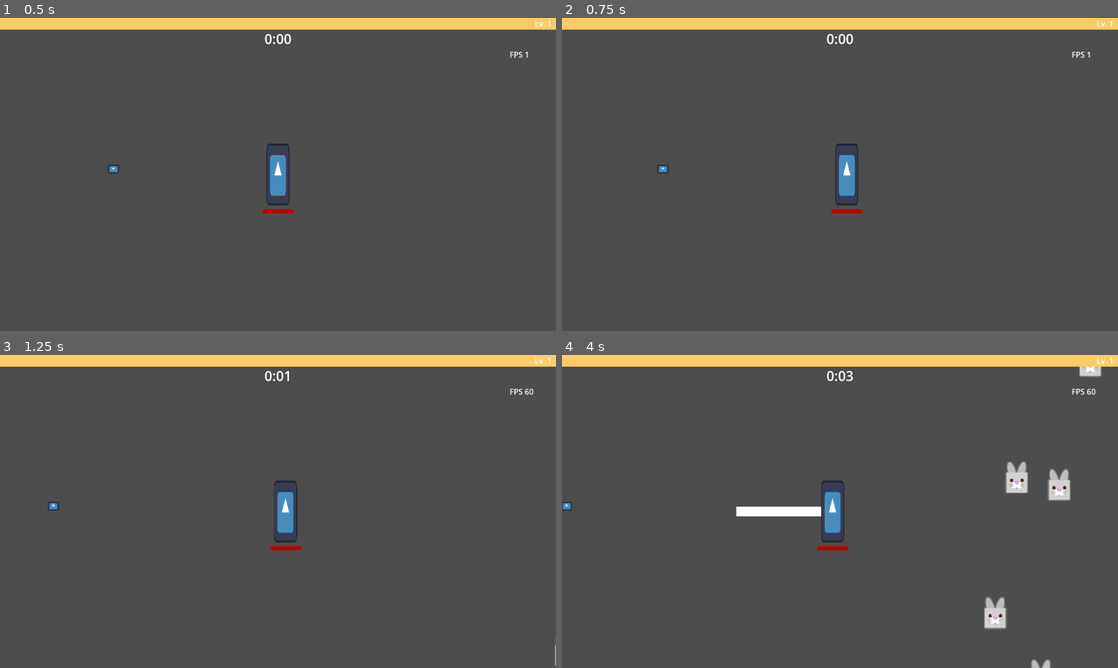
Above: before the commit, frames 1-4 (two rows, left to right).
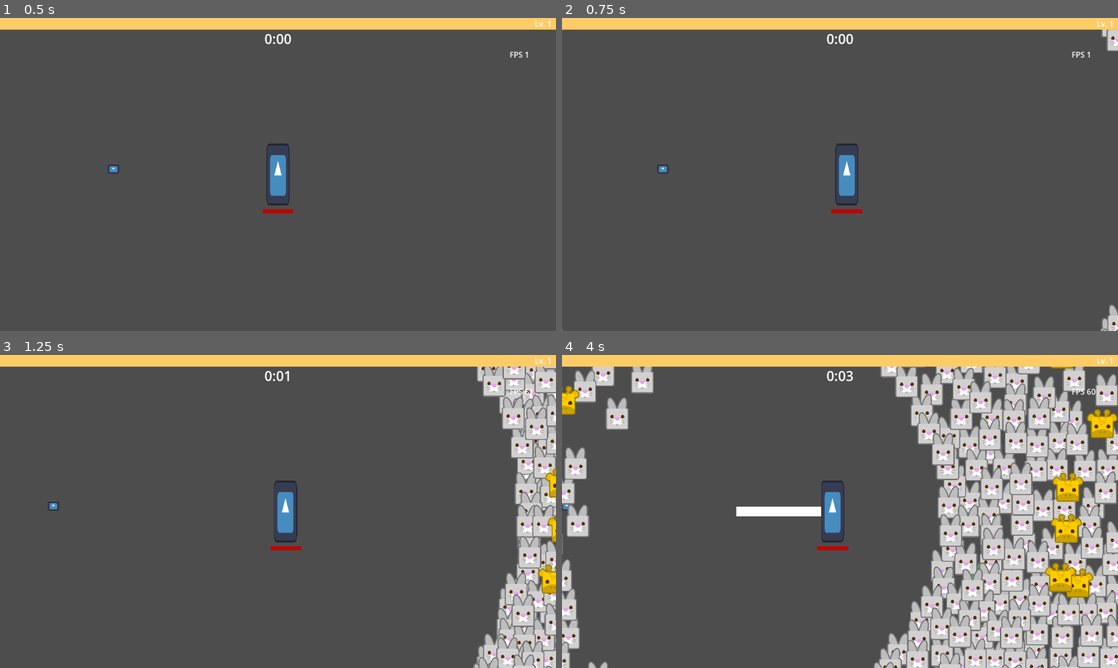
Above: after the commit, the same moments.

Repository: Boushitou/Q3_Nil_Survivor
Game: Godot game, scene res://Scenes/main_game.tscn
Two runs of this game, one before a commit and one after it. Both use one fixed random seed, a clock stepped at 60 frames per second and the inputs below. The engine's default icon, where the game draws it, is replaced by a stand-in: a white triangle on a blue panel in a dark square.
Inputs:
- Up to frame 1 (0.5 s): no input
- Up to frame 2 (0.75 s): tap Enter at 0.5 s; hold D (move_right) from 0.53 s (still down)
- Up to frame 3 (1.25 s): keep holding D (move_right)
- Up to frame 4 (4 s): release D (move_right) at 1.28 s; hold S (move_down) 1.28-2.03 s; hold D (move_right) 2.03-2.78 s; hold W (move_up) 2.78-3.53 s; hold Q (move_left) from 3.53 s (still down)

Frame 1 is identical in both runs. In frame 2, 0.4% of the frame differs, in the area x 0-100%, y 3-100%; in frame 3, 9.1%; in frame 4, 34%.

Commit message:
Fixed spawn mechanic, only the necessary number of enemies type can spawn.

Diff:
--- a/Scenes/main_game.tscn
+++ b/Scenes/main_game.tscn
@@ -34,7 +34,7 @@
 
 [node name="EnemySpawner" type="Node" parent="EnemiesManager"]
 script = ExtResource("7_dhjye")
-waves = Array[Resource("res://Data/WaveData.gd")]([ExtResource("7_eys2x"), ExtResource("8_m107j"), ExtResource("9_yi551")])
+waves = Array[Resource("res://Data/WaveData.gd")]([ExtResource("9_yi551"), ExtResource("7_eys2x"), ExtResource("8_m107j")])
 enemies_data = Array[Resource("res://Data/EnemyData.gd")]([ExtResource("9_bhl7t"), ExtResource("10_hrgb2")])
 
 [node name="XpOrbManager" type="Node" parent="EnemiesManager"]
--- a/Scripts/Enemies/EnemySpawner.gd
+++ b/Scripts/Enemies/EnemySpawner.gd
@@ -113,21 +113,26 @@
 
 func pick_enemy_type() -> int:
 	var enemies_type = current_wave.enemy_data
+	var enemy_ID = -1
+
 	if enemies_type.size() == 0:
-		return -1
+		return enemy_ID
 
 	for enemy in enemies_type:
 		if enemies_spawned[enemy["type"]] < enemy["count"]:
 			return enemy["type"]
 
-	var enemy_ID = enemies_killed.keys()[rng.randi_range(0, enemies_killed.size() - 1)]
-	enemies_killed[enemy_ID] -= 1
+	for dead_enemy in enemies_killed.keys():
+		if enemies_killed[dead_enemy] > 0:
+			enemies_killed[dead_enemy] -= 1
+			return dead_enemy
 	return enemy_ID
 
 
 func _on_enemy_died(_position : Vector2, enemy_type : int):
 	current_enemies_nb -= 1
-	enemies_killed[enemy_type] += 1
+	if enemies_killed.has(enemy_type):
+		enemies_killed[enemy_type] += 1
 	#print("number of enemies: ", current_enemies_nb)
 
 
